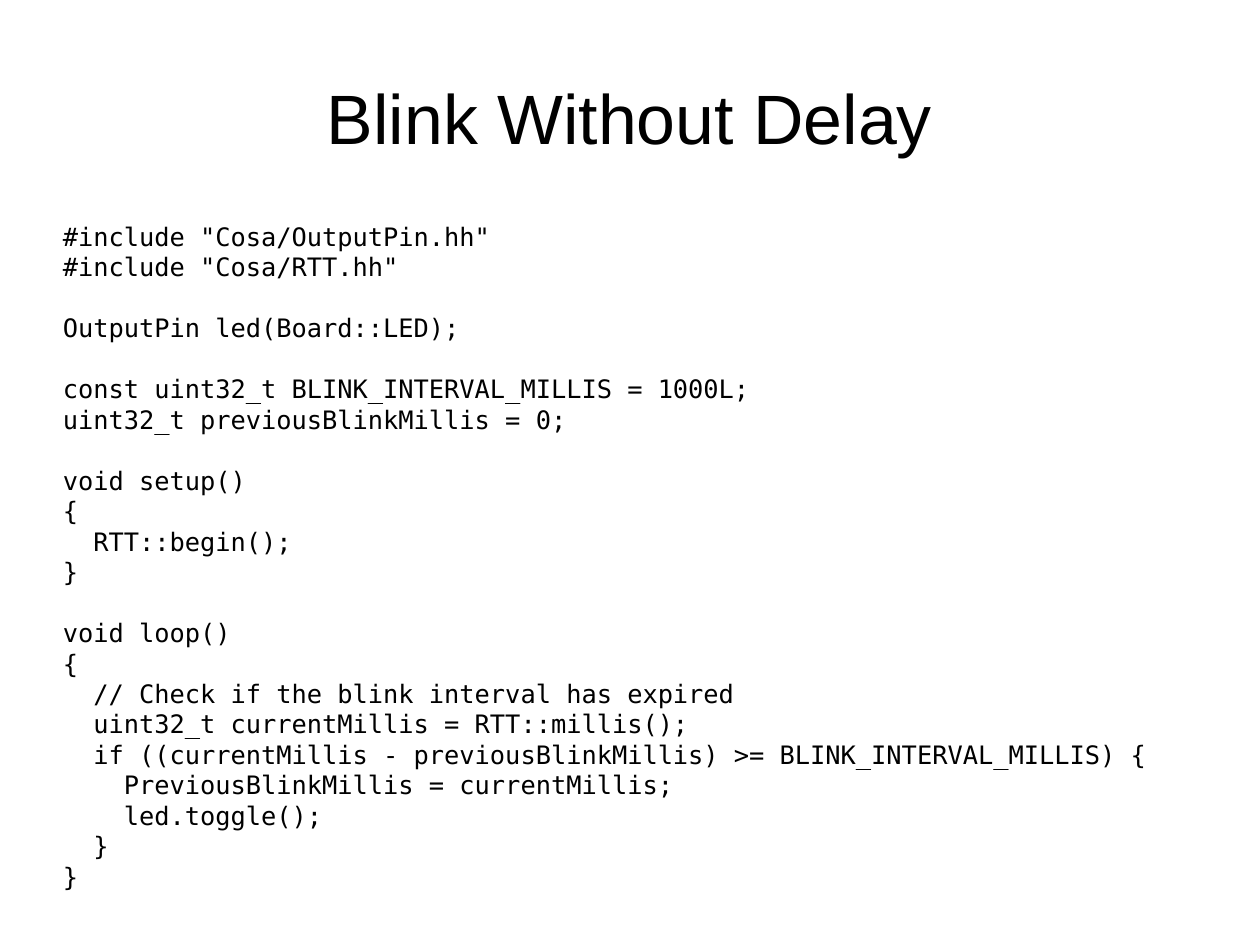
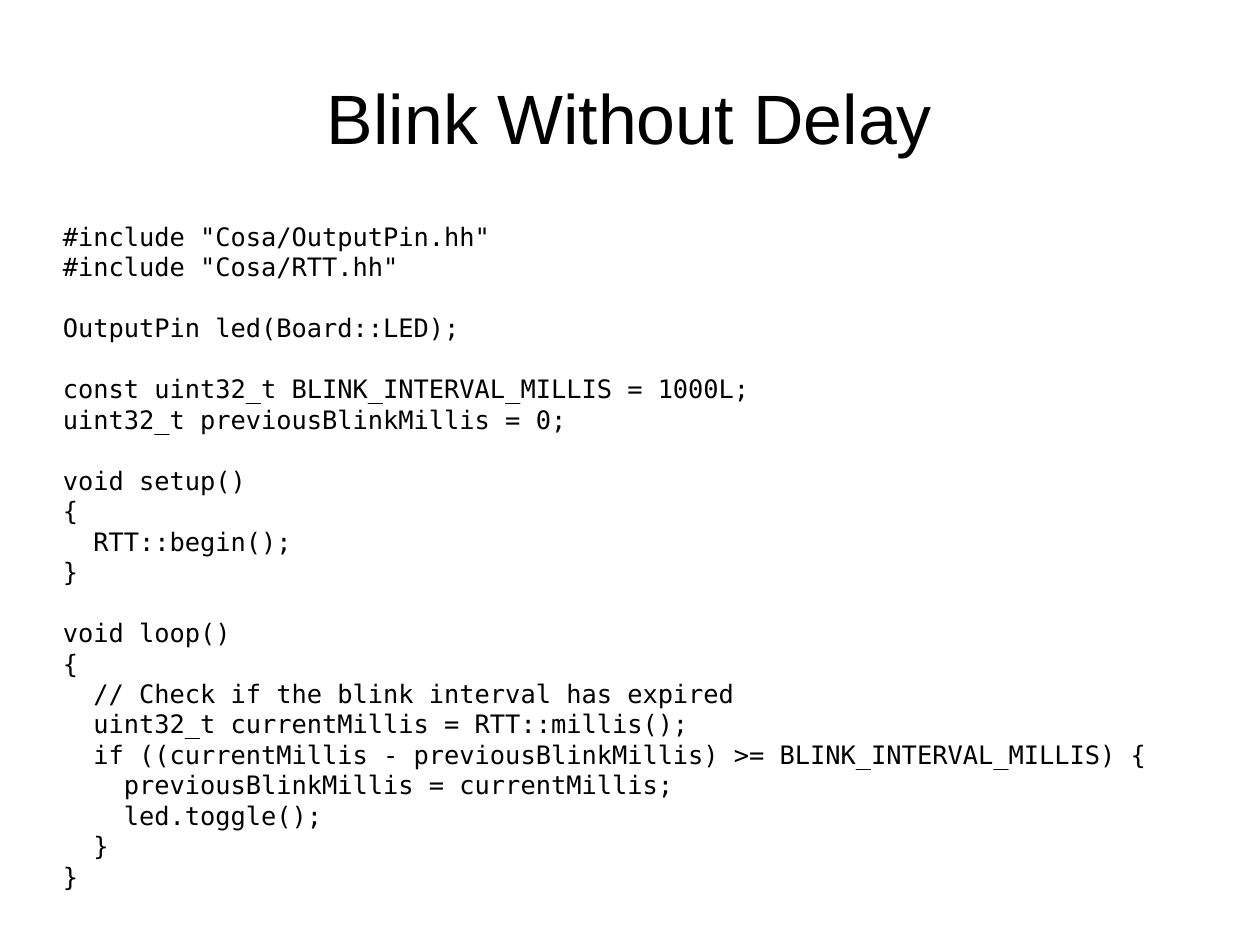
Before and after one commit to mikaelpatel/Cosa-Dolce, a slide deck: slide 3 of Lessons/00.Arduino-examples/02.Digital/Digital.odp. Drawn at 1260x945 pixels with LibreOffice and Linux fonts; fonts in the diff are those of the drawing. Boxes give left, top, right and bottom in pixels: in the first picture for what was removed or moved away, otherwise in the second. Text is boxed around its words. In the diff, an @@ line names an element or a change of style, - is before the commit and + after.

```diff
--- a/Lessons/00.Arduino-examples/02.Digital/Digital.odp
+++ b/Lessons/00.Arduino-examples/02.Digital/Digital.odp
@@ text at [124,774,673,800]: text changed @@
-PreviousBlinkMillis = currentMillis;
+previousBlinkMillis = currentMillis;
```
Also in this commit, not shown: 1 other slide changed, 1 other file.
